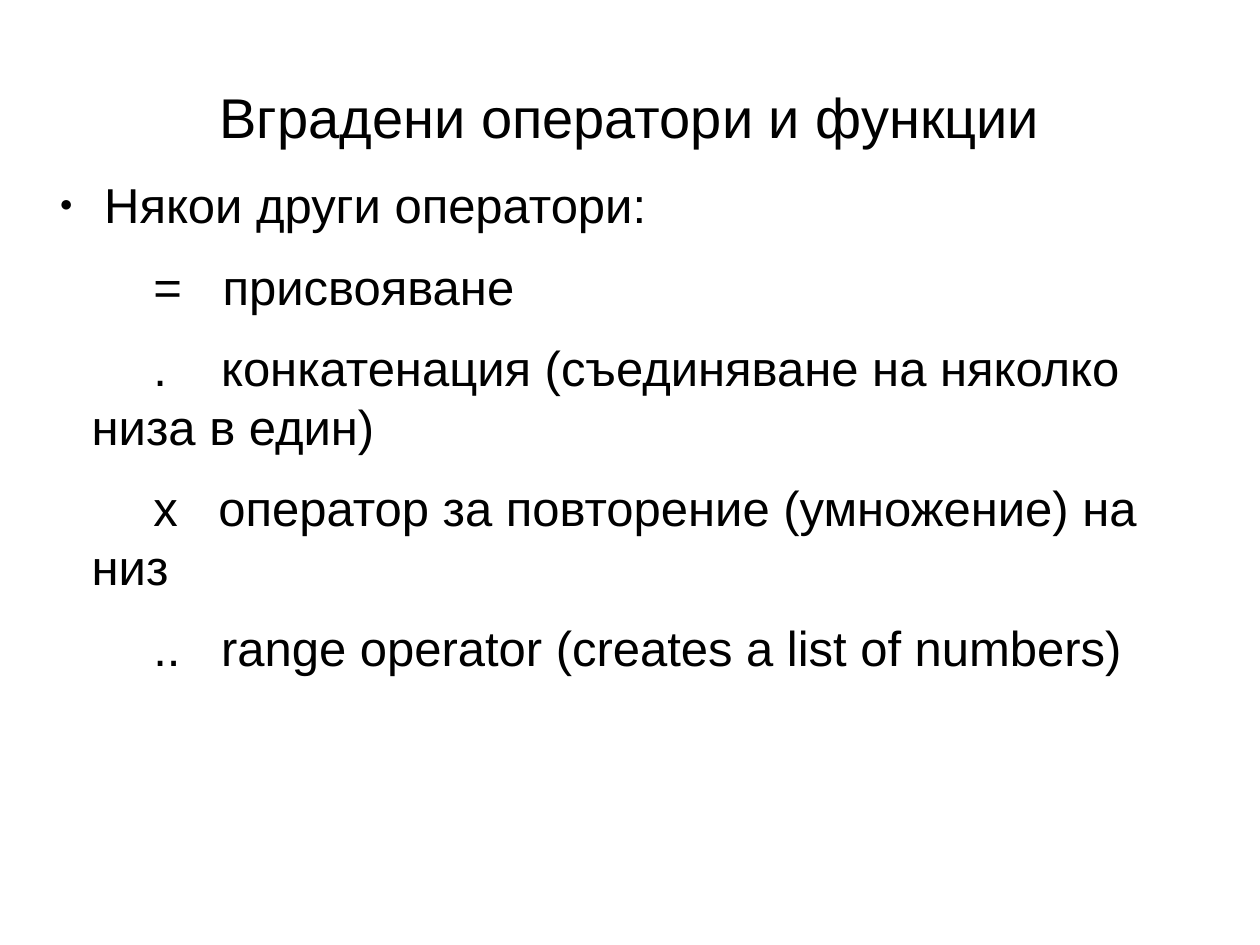
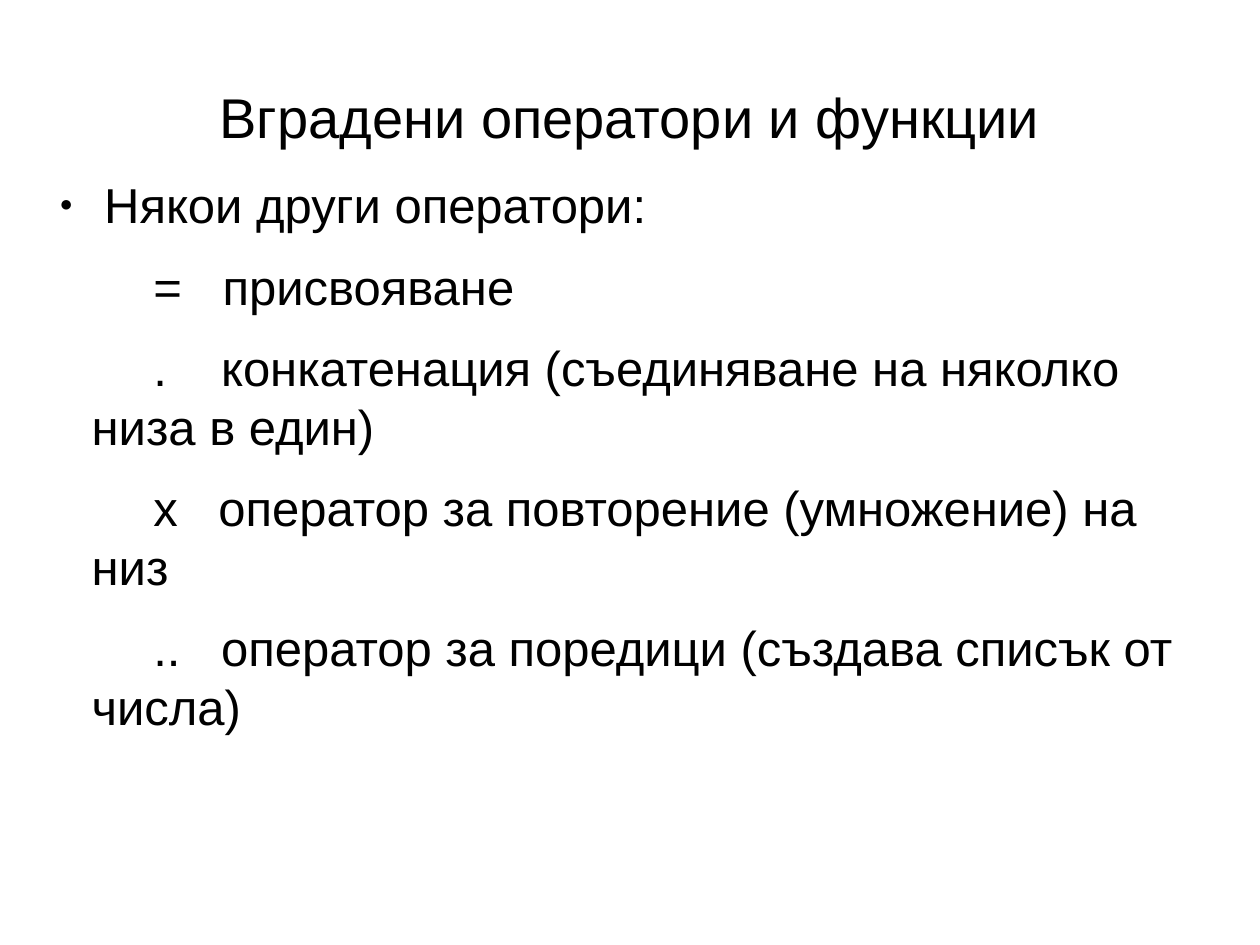
Before and after one commit to kberov/PerlProgrammingCourse, a slide deck: slide 32 of 01_intro_bg.odp. Drawn at 1260x945 pixels with LibreOffice and Linux fonts; fonts in the diff are those of the drawing; background and template pictures are left out. Boxes give left, top, right and bottom in pixels: in the first picture for what was removed or moved away, otherwise in the second. Text is boxed around its words. In the diff, an @@ line names an element or a change of style, - is before the commit and + after.

```diff
--- a/01_intro_bg.odp
+++ b/01_intro_bg.odp
@@ text at (x1=92, y1=630, x2=1173, y2=735): text changed @@
-.. range operator (creates a list of numbers)
+.. оператор за поредици (създава списък от числа)
```
Also in this commit, not shown: 13 other slides changed, 1 slide added, 1 slide removed, 1 other file.
